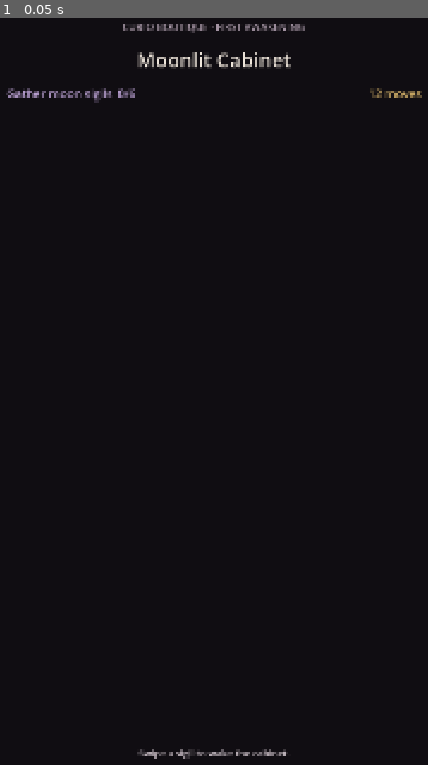
Above: before the commit, frame 1.
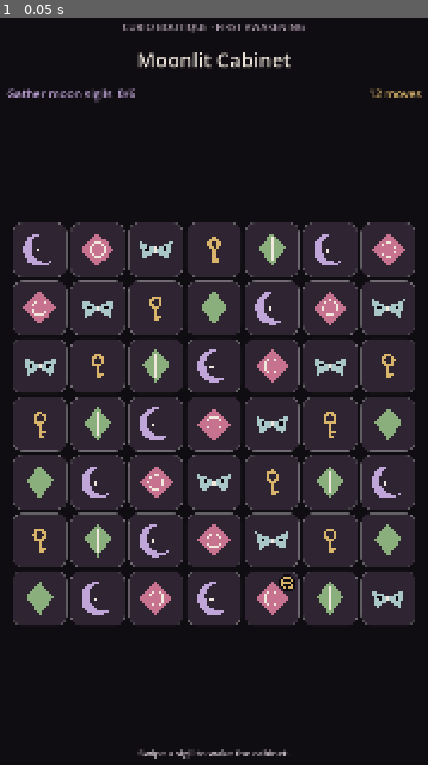
Above: after the commit, the same moment.

Repository: Jay-prodesign/akilta-match3
Game: Godot game, scene res://src/ui/gameplay/gameplay_screen.tscn
The game is run twice, just before and just after one commit, with the same random seed, the same clock (stepped at 60 frames per second) and the same inputs. This scene is started directly instead of the project's main scene.
Inputs:
- Up to frame 1 (0.05 s): no input

The runs differ from the first frame. In frame 1, 44% of the frame differs, in the area x 3-97%, y 27-82%.
Error before the commit: Parse Error: Cannot infer the type of "r" variable because the value doesn't have a set type. (res://src/match3/presentation/board_view.gd:155)

Commit message:
fix: compile Level 1 board presentation on Godot 4.7.2

Diff:
--- a/src/match3/presentation/board_view.gd
+++ b/src/match3/presentation/board_view.gd
@@ -128,7 +128,7 @@
 	draw_style_box(_cell_box(radius), rect)
 	var inset := rect.grow(-rect.size.x * 0.10)
 	var family: String = String(board_state.get_cell(pos))
-	var descriptor := PieceVisuals.descriptor(family)
+	var descriptor: Dictionary = PieceVisuals.descriptor(family)
 	_draw_piece(inset, family, descriptor)
 
 	var special: String = String(board_state.get_special(pos))
@@ -152,7 +152,7 @@
 		return
 	var color: Color = descriptor["color"]
 	var c := rect.get_center()
-	var r := min(rect.size.x, rect.size.y) * 0.38
+	var r: float = minf(rect.size.x, rect.size.y) * 0.38
 
 	match family:
 		"moon":
@@ -163,7 +163,7 @@
 			var points := PackedVector2Array()
 			for i in range(8):
 				var angle := TAU * float(i) / 8.0 - PI * 0.5
-				var rr := r if i % 2 == 0 else r * 0.72
+				var rr: float = r if i % 2 == 0 else r * 0.72
 				points.append(c + Vector2(cos(angle), sin(angle)) * rr)
 			draw_colored_polygon(points, color)
 			draw_arc(c, r * 0.43, 0.0, TAU * 1.6, 32, BONE, max(1.5, r * 0.08))
